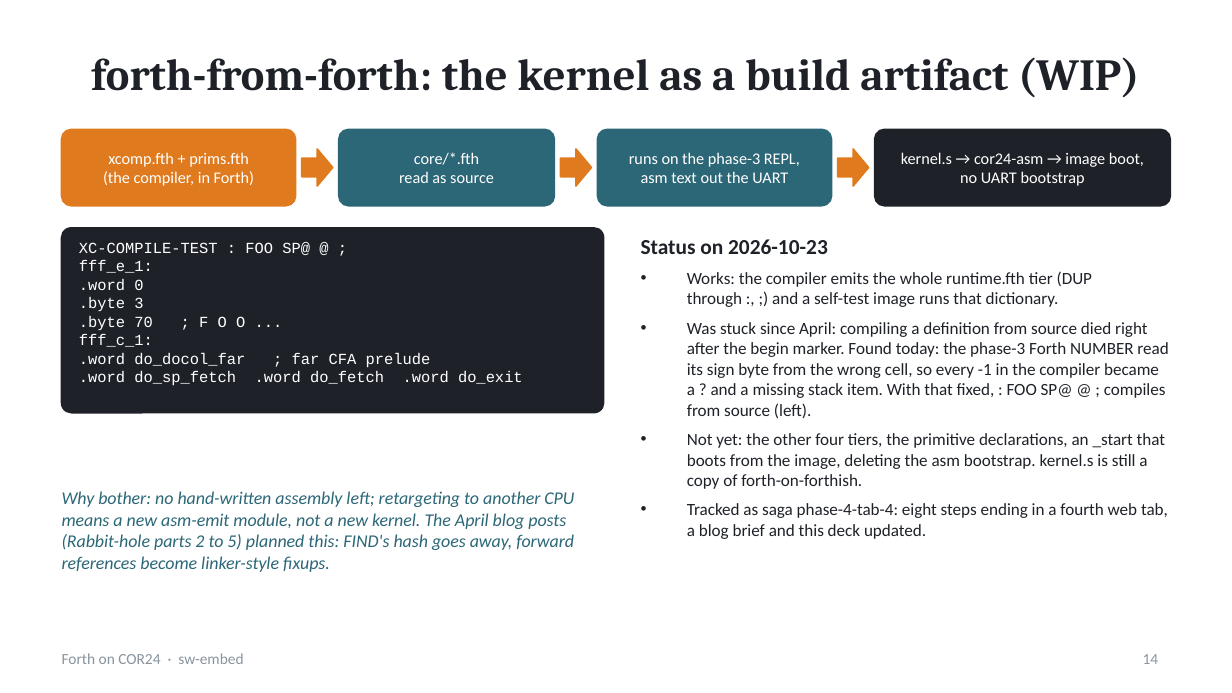
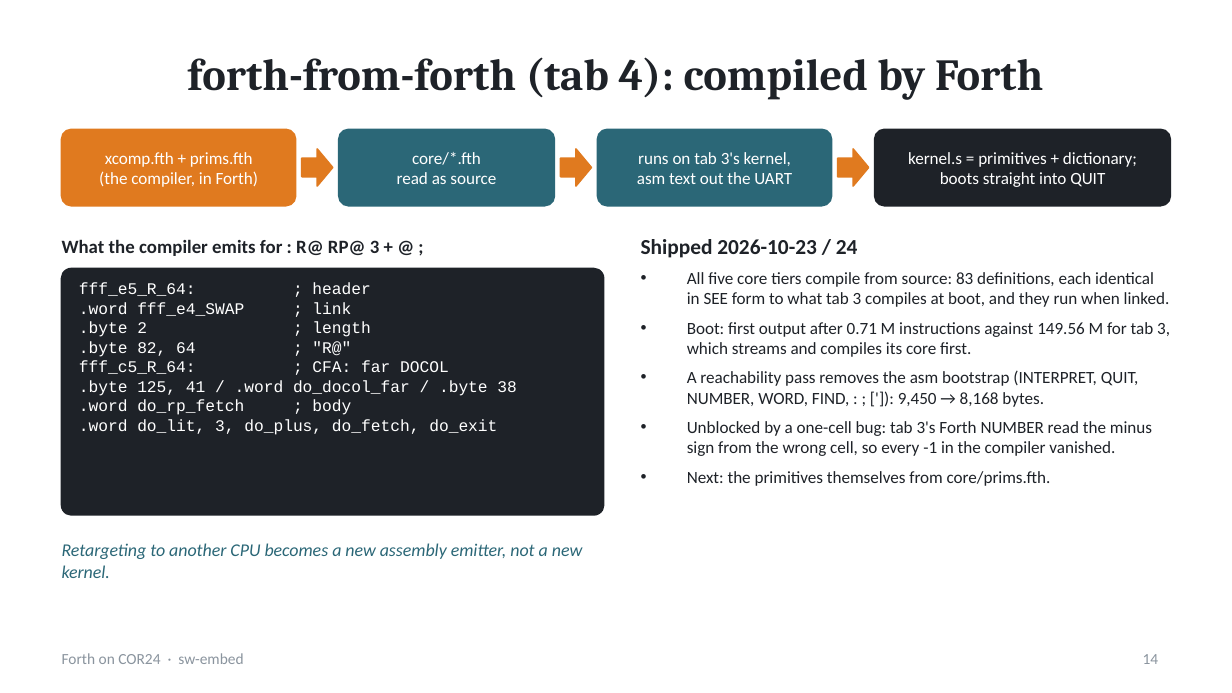
Before and after one commit to sw-embed/web-sw-cor24-forth, a slide deck: slide 14 of docs/forth-on-cor24.pptx. Drawn at 1232x693 pixels with LibreOffice and Linux fonts; fonts in the diff are those of the drawing. Boxes give left, top, right and bottom in pixels: in the first picture for what was removed or moved away, otherwise in the second. Text is boxed around its words. In the diff, an @@ line names an element or a change of style, - is before the commit and + after.

```diff
--- a/docs/forth-on-cor24.pptx
+++ b/docs/forth-on-cor24.pptx
@@ title at [187,57,1043,100]: text changed @@
-forth-from-forth: the kernel as a build artifact (WIP)
+forth-from-forth (tab 4): compiled by Forth
@@ text "xcomp.fth + prims.fth" at [99,152,258,187]: size 9.5 to 10 pt @@
@@ text "core/*.fth" at [397,152,496,184]: size 9.5 to 10 pt @@
@@ text at [637,172,792,184]: size 9.5 to 10 pt in "asm text out the UART" @@
@@ text at [638,152,791,166]: text changed; size 9.5 to 10 pt @@
-runs on the phase-3 REPL,
+runs on tab 3's kernel,
@@ text at [908,152,1137,187]: text changed; size 9.5 to 10 pt @@
-kernel.s → cor24-asm → image boot,
-no UART bootstrap
+kernel.s = primitives + dictionary;
+boots straight into QUIT
@@ text added at [62,239,380,256], 11 pt, text #1E2228, bold @@
+What the compiler emits for : R@ RP@ 3 + @ ;
@@ text at [641,239,858,258]: text changed @@
-Status on 2026-10-23
+Shipped 2026-10-23 / 24
@@ rounded rectangle: place and size @@
-rounded rectangle at [62,228,604,413]
+rounded rectangle at [62,269,604,515]
@@ rounded rectangle at [62,269,604,515]: proportions changed @@
@@ text at [79,282,516,435]: text changed; size 9 to 9.5 pt @@
-XC-COMPILE-TEST : FOO SP@ @ ;
-fff_e_1:
-.word 0
-.byte 3
-.byte 70 ; F O O ...
-fff_c_1:
-.word do_docol_far ; far CFA prelude
-.word do_sp_fetch .word do_fetch .word do_exit
+fff_e5_R_64: ; header
+.word fff_e4_SWAP ; link
+.byte 2 ; length
+.byte 82, 64 ; "R@"
+fff_c5_R_64: ; CFA: far DOCOL
+.byte 125, 41 / .word do_docol_far / .byte 38
+.word do_rp_fetch ; body
+.word do_lit, 3, do_plus, do_fetch, do_exit
@@ text at [687,272,1170,486]: text changed @@
-• Works: the compiler emits the whole runtime.fth tier (DUP through :, ;) and a self-test image runs that dictionary.
-• Was stuck since April: compiling a definition from source died right after the begin marker. Found today: the phase-3 Forth NUMBER read its sign byte from the wrong cell, so every -1 in the compiler became a ? and a missing stack item. With that fixed, : FOO SP@ @ ; compiles from source (left).
-• Not yet: the other four tiers, the primitive declarations, an _start that boots from the image, deleting the asm bootstrap. kernel.s is still a copy of forth-on-forthish.
-• Tracked as saga phase-4-tab-4: eight steps ending in a fourth web tab, a blog brief and this deck updated.
+• All five core tiers compile from source: 83 definitions, each identical in SEE form to what tab 3 compiles at boot, and they run when linked.
+• Boot: first output after 0.71 M instructions against 149.56 M for tab 3, which streams and compiles its core first.
+• A reachability pass removes the asm bootstrap (INTERPRET, QUIT, NUMBER, WORD, FIND, : ; [']): 9,450 → 8,168 bytes.
+• Unblocked by a one-cell bug: tab 3's Forth NUMBER read the minus sign from the wrong cell, so every -1 in the compiler vanished.
+• Next: the primitives themselves from core/prims.fth.
@@ text at [62,543,582,578]: text changed @@
-Why bother: no hand-written assembly left; retargeting to another CPU means a new asm-emit module, not a new kernel. The April blog posts (Rabbit-hole parts 2 to 5) planned this: FIND's hash goes away, forward references become linker-style fixups.
+Retargeting to another CPU becomes a new assembly emitter, not a new kernel.
```
Also in this commit, not shown: 13 other slides changed, 1 other file.
